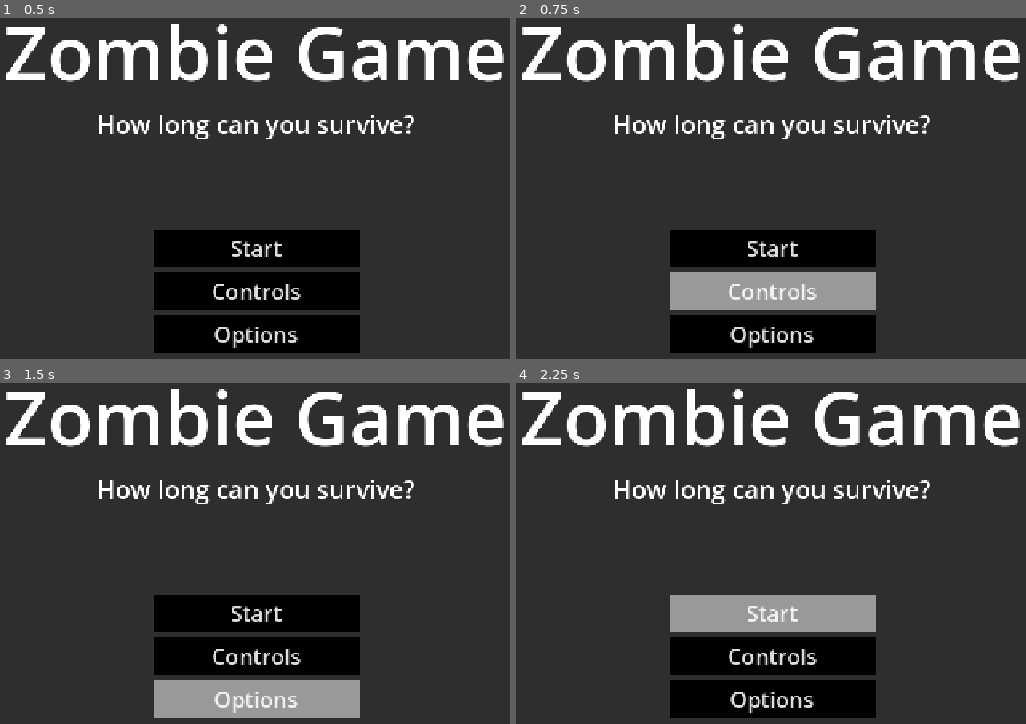
Above: before the commit, frames 1-4 (two rows, left to right).
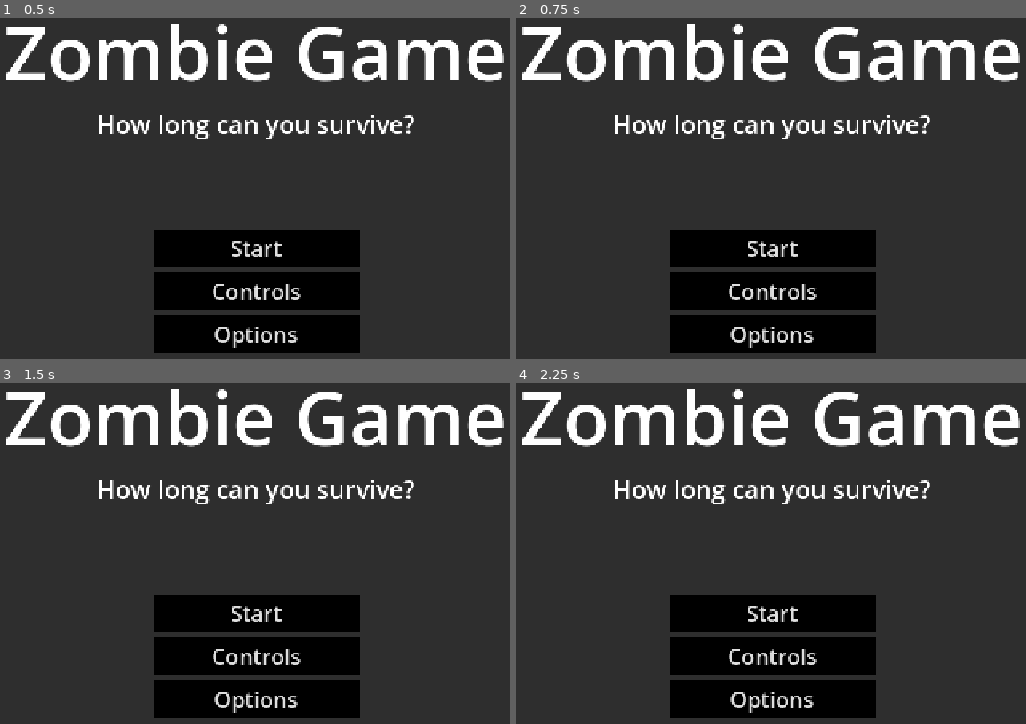
Above: after the commit, the same moments.

Repository: AmosMaddux/RogueZombies
Game: Godot game, scene res://scenes/main_menu.tscn
Same seed, same stepped clock (60 frames per second), same inputs: the game is played once before the commit and once after it. This scene is started directly instead of the project's main scene.
Inputs:
- Up to frame 1 (0.5 s): no input
- Up to frame 2 (0.75 s): click "Controls" at 0.5 s
- Up to frame 3 (1.5 s): click "Options" at 1.25 s
- Up to frame 4 (2.25 s): click "Start" at 2 s

Frame 1 is identical in both runs. In frame 2, 4.4% of the frame differs, in the area x 30-71%, y 74-86%; in frame 3, 4.4%, in the area x 30-71%, y 87-99%; in frame 4, 4.3%.

Commit message:
Last Sync: 2026-04-01 13:03 (Mobile)

Diff:
--- a/scenes/main_menu.tscn
+++ b/scenes/main_menu.tscn
@@ -25,7 +25,7 @@
 grow_vertical = 2
 script = ExtResource("1_l6cm7")
 
-[node name="Panel" type="Panel" parent="." unique_id=2143935202]
+[node name="BG" type="Panel" parent="." unique_id=2143935202]
 layout_mode = 1
 anchors_preset = 15
 anchor_right = 1.0
@@ -33,7 +33,7 @@
 grow_horizontal = 2
 grow_vertical = 2
 
-[node name="Label" type="Label" parent="Panel" unique_id=513101637]
+[node name="Label" type="Label" parent="BG" unique_id=513101637]
 layout_mode = 1
 anchors_preset = 10
 anchor_right = 1.0
@@ -44,7 +44,7 @@
 horizontal_alignment = 1
 vertical_alignment = 1
 
-[node name="Label" type="Label" parent="Panel/Label" unique_id=614720855]
+[node name="Label" type="Label" parent="BG/Label" unique_id=614720855]
 layout_mode = 1
 anchors_preset = 12
 anchor_top = 1.0
@@ -58,7 +58,7 @@
 horizontal_alignment = 1
 vertical_alignment = 2
 
-[node name="VBoxContainer" type="VBoxContainer" parent="Panel" unique_id=500395126]
+[node name="VBoxContainer" type="VBoxContainer" parent="BG" unique_id=500395126]
 layout_mode = 1
 anchors_preset = 7
 anchor_left = 0.5
@@ -73,7 +73,7 @@
 grow_vertical = 0
 theme_override_constants/separation = 8
 
-[node name="StartButton" type="Button" parent="Panel/VBoxContainer" unique_id=317131323]
+[node name="StartButton" type="Button" parent="BG/VBoxContainer" unique_id=317131323]
 layout_mode = 2
 size_flags_vertical = 3
 theme_override_font_sizes/font_size = 35
@@ -82,7 +82,7 @@
 theme_override_styles/hover = SubResource("StyleBoxFlat_wu84c")
 text = "Start"
 
-[node name="ControlsButton" type="Button" parent="Panel/VBoxContainer" unique_id=1734840019]
+[node name="ControlsButton" type="Button" parent="BG/VBoxContainer" unique_id=1734840019]
 layout_mode = 2
 size_flags_vertical = 3
 theme_override_font_sizes/font_size = 35
@@ -91,7 +91,7 @@
 theme_override_styles/hover = SubResource("StyleBoxFlat_wu84c")
 text = "Controls"
 
-[node name="OptionsButton" type="Button" parent="Panel/VBoxContainer" unique_id=1712515531]
+[node name="OptionsButton" type="Button" parent="BG/VBoxContainer" unique_id=1712515531]
 layout_mode = 2
 size_flags_vertical = 3
 theme_override_font_sizes/font_size = 35
@@ -99,3 +99,16 @@
 theme_override_styles/pressed = SubResource("StyleBoxFlat_bqqt6")
 theme_override_styles/hover = SubResource("StyleBoxFlat_wu84c")
 text = "Options"
+
+[node name="Fade" type="ColorRect" parent="BG" unique_id=1336484202]
+layout_mode = 1
+anchors_preset = 15
+anchor_right = 1.0
+anchor_bottom = 1.0
+grow_horizontal = 2
+grow_vertical = 2
+color = Color(0, 0, 0, 0)
+
+[connection signal="pressed" from="BG/VBoxContainer/StartButton" to="." method="_on_start_button_pressed"]
+[connection signal="pressed" from="BG/VBoxContainer/ControlsButton" to="." method="_on_controls_button_pressed"]
+[connection signal="pressed" from="BG/VBoxContainer/OptionsButton" to="." method="_on_options_button_pressed"]
--- a/scripts/main_menu.gd
+++ b/scripts/main_menu.gd
@@ -1,5 +1,6 @@
 extends Control
 
+@onready var fade: ColorRect = $BG/Fade
 
 # Called when the node enters the scene tree for the first time.
 func _ready() -> void:
